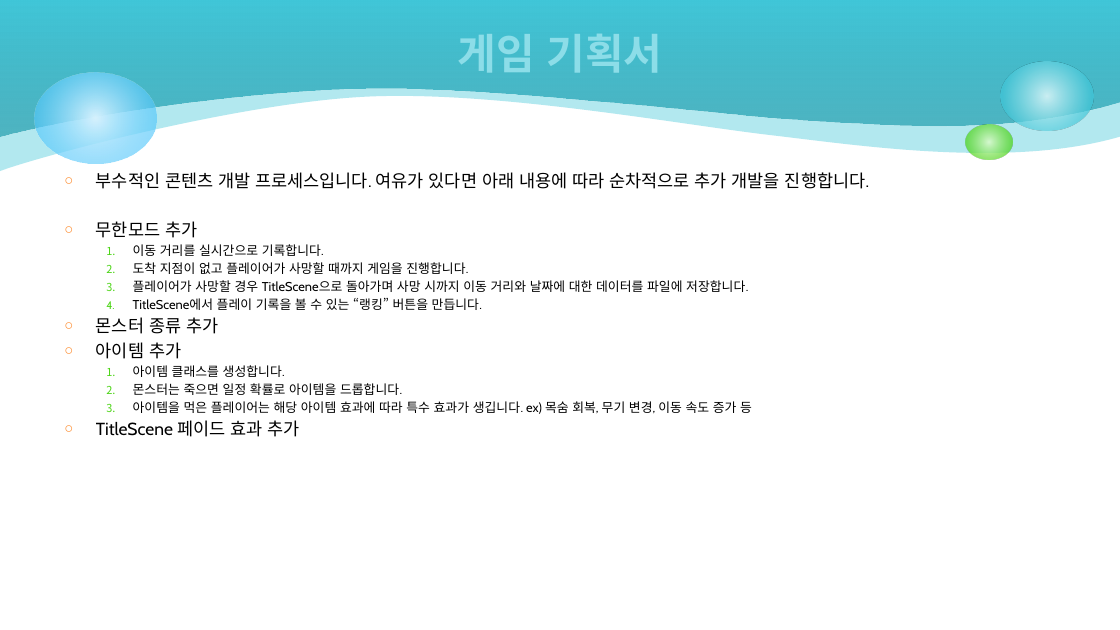
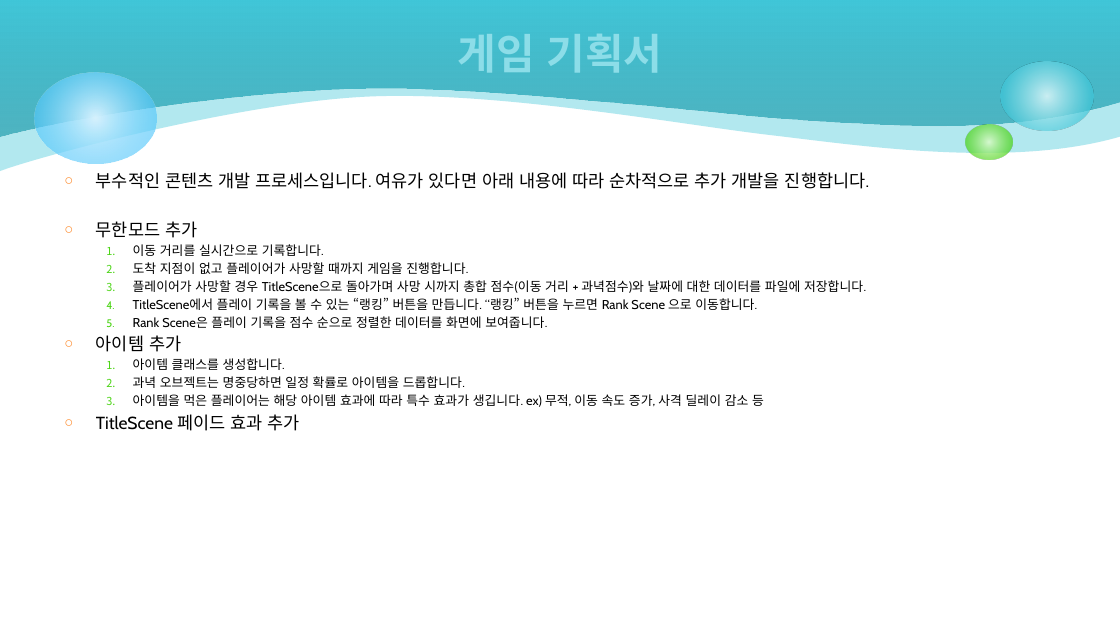
Before and after one commit to kkanghyun/2DGP_Project, a slide deck: slide 8 of 2D 게임프로그래밍 1차 발표.pptx. Drawn at 1120x630 pixels with LibreOffice and Linux fonts; fonts in the diff are those of the drawing. Boxes give left, top, right and bottom in pixels: in the first picture for what was removed or moved away, otherwise in the second. Text is boxed around its words. In the diff, an @@ line names an element or a change of style, - is before the commit and + after.

```diff
--- a/2D 게임프로그래밍 1차 발표.pptx
+++ b/2D 게임프로그래밍 1차 발표.pptx
@@ text at box(133, 280, 866, 328): text changed @@
-  3. 플레이어가 사망할 경우 TitleScene으로 돌아가며 사망 시까지 이동 거리와 날짜에 대한 데이터를 파일에 저장합니다.
-  4. TitleScene에서 플레이 기록을 볼 수 있는 “랭킹” 버튼을 만듭니다.
-○ 몬스터 종류 추가
+  3. 플레이어가 사망할 경우 TitleScene으로 돌아가며 사망 시까지 총합 점수(이동 거리 + 과녁점수)와 날짜에 대한 데이터를 파일에 저장합니다.
+  4. TitleScene에서 플레이 기록을 볼 수 있는 “랭킹” 버튼을 만듭니다. “랭킹” 버튼을 누르면 Rank Scene 으로 이동합니다.
+  5. Rank Scene은 플레이 기록을 점수 순으로 정렬한 데이터를 화면에 보여줍니다.
@@ text at box(133, 376, 764, 407): text changed @@
-  2. 몬스터는 죽으면 일정 확률로 아이템을 드롭합니다.
-  3. 아이템을 먹은 플레이어는 해당 아이템 효과에 따라 특수 효과가 생깁니다. ex) 목숨 회복, 무기 변경, 이동 속도 증가 등
+  2. 과녁 오브젝트는 명중당하면 일정 확률로 아이템을 드롭합니다.
+  3. 아이템을 먹은 플레이어는 해당 아이템 효과에 따라 특수 효과가 생깁니다. ex) 무적, 이동 속도 증가, 사격 딜레이 감소 등
```
Also in this commit, not shown: 6 other slides changed, 1 other file.
